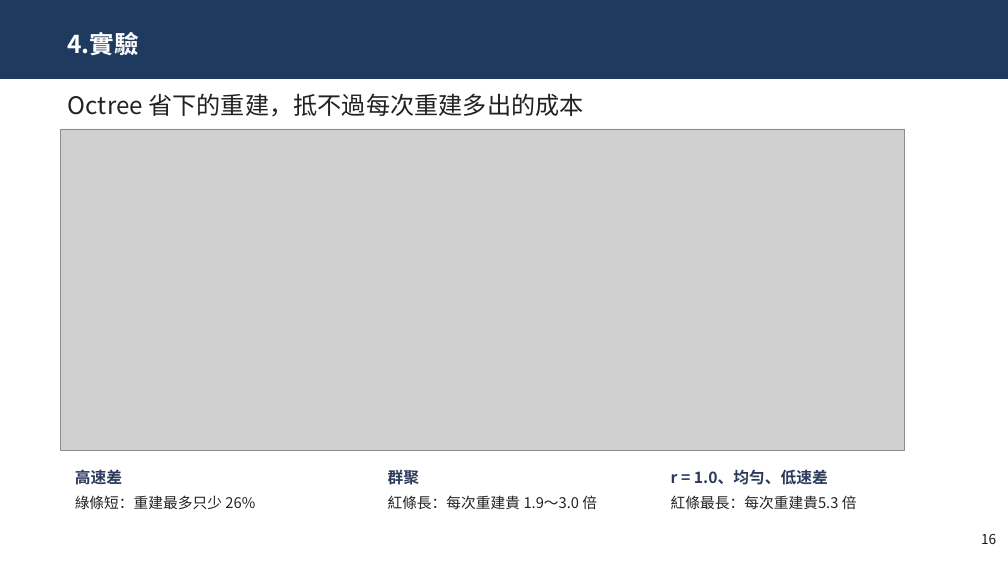
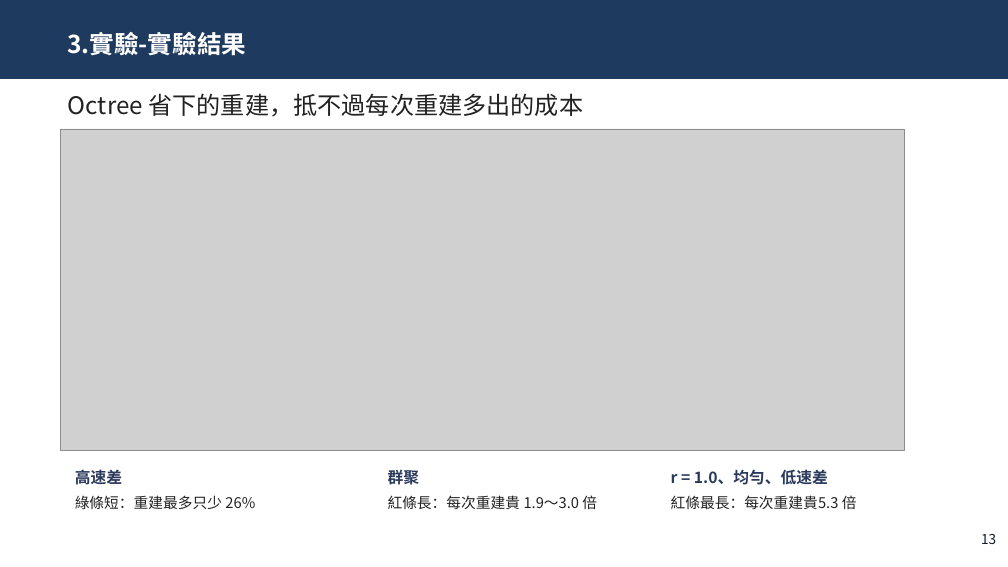
Before and after one commit to JasonYangCKSH/nbody_initial_project, a slide deck: slide 13 of 專題競賽/2. 口頭簡報/專題成果簡報.pptx (slide 16 before the commit). Drawn at 1008x567 pixels with LibreOffice and Linux fonts; fonts in the diff are those of the drawing; grey boxes stand for pictures. Boxes give left, top, right and bottom in pixels: in the first picture for what was removed or moved away, otherwise in the second. Text is boxed around its words. In the diff, an @@ line names an element or a change of style, - is before the commit and + after.

```diff
--- a/專題競賽/2. 口頭簡報/專題成果簡報.pptx
+++ b/專題競賽/2. 口頭簡報/專題成果簡報.pptx
@@ title at [67, 32, 246, 56]: text changed @@
-4.實驗
+3.實驗-實驗結果
@@ page number at [981, 534, 996, 544]: text changed @@
-16
+13
```
Also in this commit, not shown: 11 other slides changed, 2 slides added, 5 slides removed.
